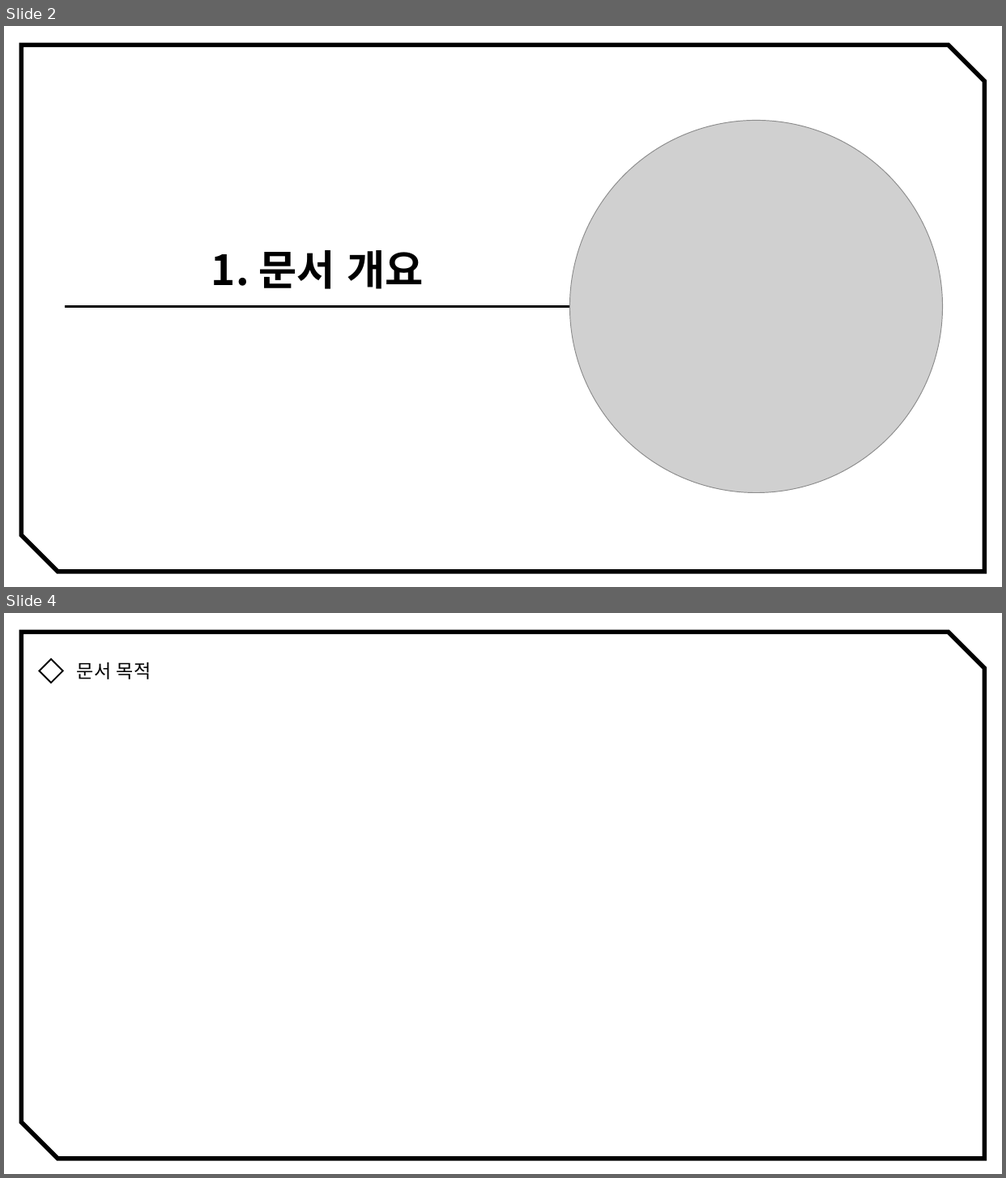
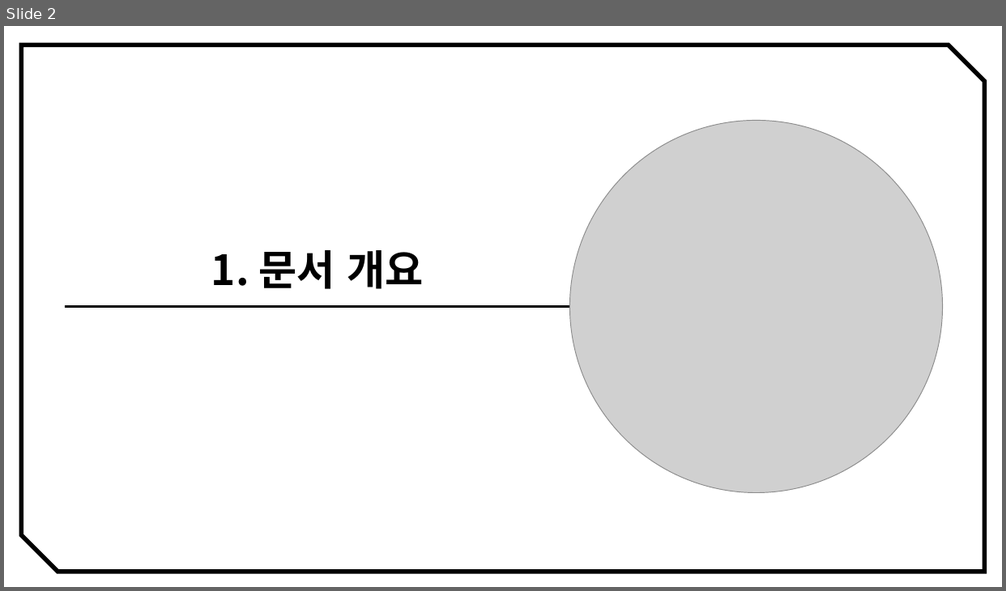
Before and after one commit to ikarijaeyoung/Project_SkyPower, a slide deck: Project_Design/한세웅/5조_SkyPower_씬별흐름도.pptx. Shown one above the other, each under a label of ours: slides 2 and 4 before the commit, slide 2 after it; the slides between them are not shown. The pictures are 1006x1178 and 1006x591 pixels, drawn with LibreOffice and Linux fonts; fonts in the diff are those of the drawing; grey boxes stand for pictures. Boxes give left, top, right and bottom in pixels: in the first picture for what was removed or moved away, otherwise in the second. Text is boxed around its words. In the diff, an @@ line names an element or a change of style, - is before the commit and + after.

Commit message:
[Docs] Scene Flow Update
씬 별 흐름도 문서 업데이트

```diff
--- a/Project_Design/한세웅/5조_SkyPower_씬별흐름도.pptx
+++ b/Project_Design/한세웅/5조_SkyPower_씬별흐름도.pptx
@@ slide 4 removed at (x1=4, y1=613, x2=1002, y2=1174), background #FFFFFF @@
@@ snip diag rect removed at (x1=21, y1=632, x2=985, y2=1159) @@
@@ diamond removed at (x1=39, y1=659, x2=63, y2=683) @@
@@ text removed at (x1=77, y1=662, x2=151, y2=679) @@
-문서 목적
```
Also in this commit, not shown: 1 slide changed, 10 slides added.
